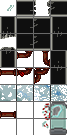
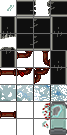
Layered file, before and after one edit (67x135). Changes by layer:
painted on "Ebene 4" over left=46, top=103, right=65, bottom=134
